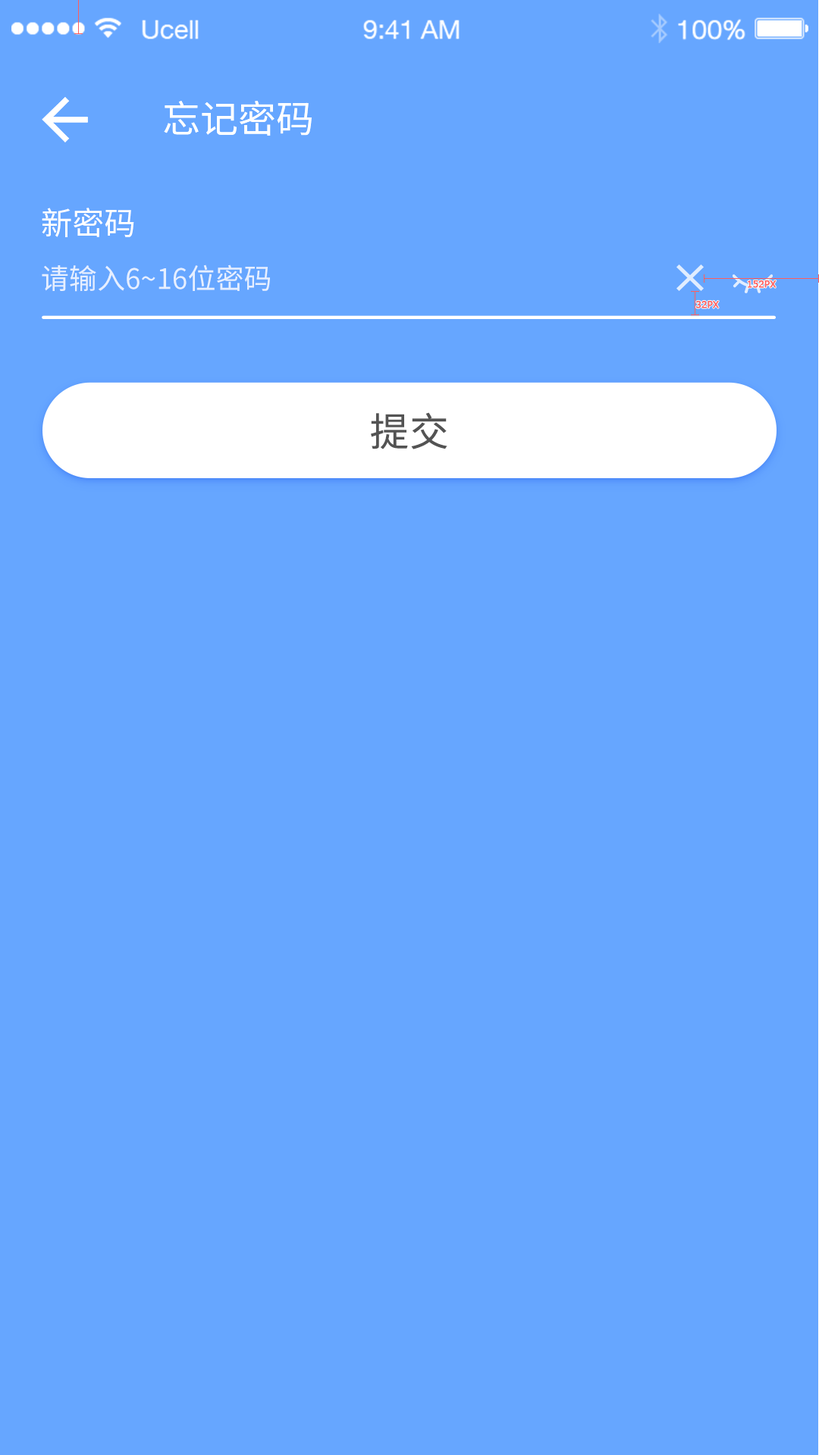
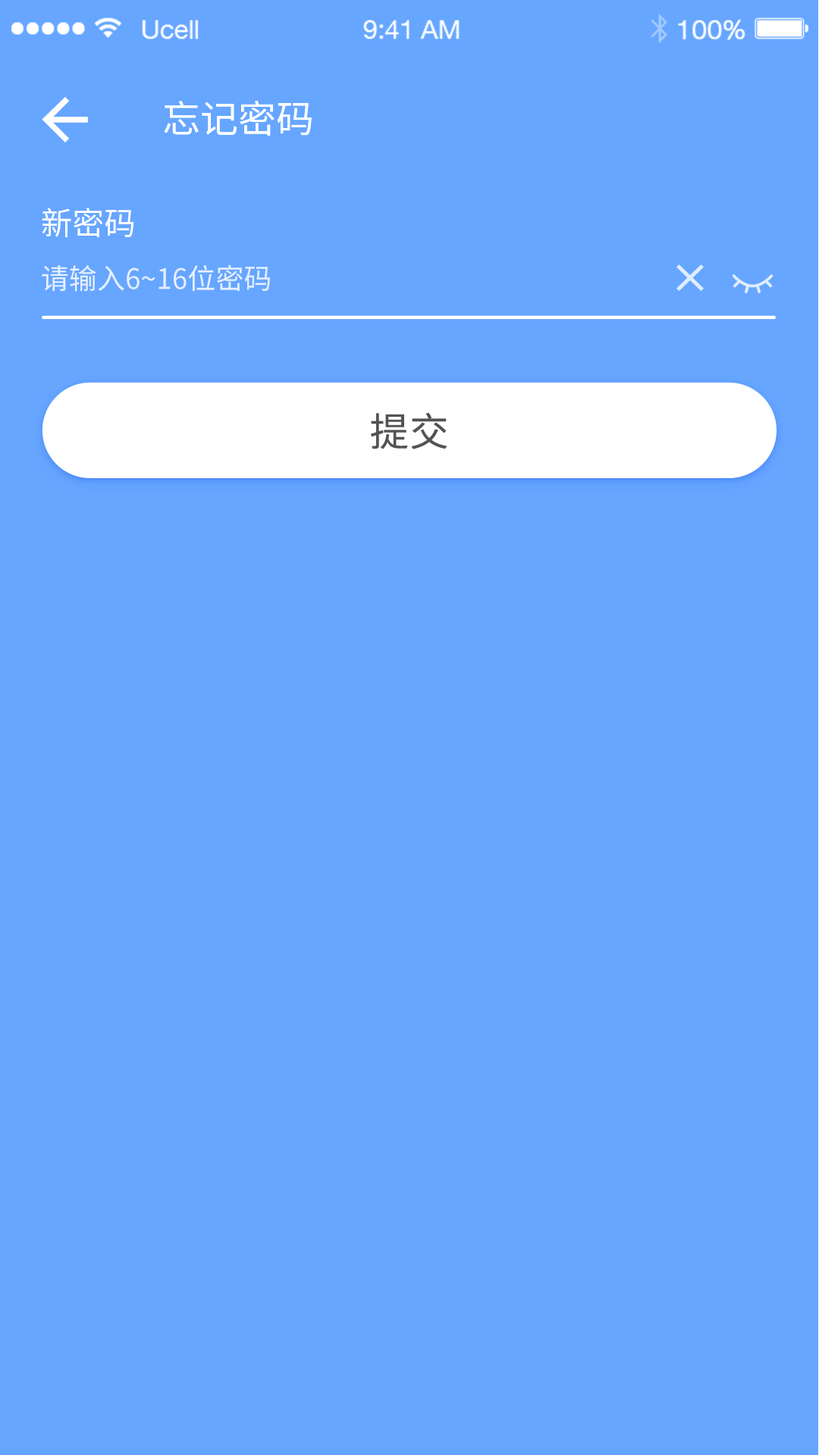
Layers edited between the first and the second 819px x 1455px image:
hid group "已输入" (12 layers) over [74,0,819,316]
painted on "请输入6~16位密码" over [70,264,270,292]
painted on "line 拷贝 2" (3rd of 3, in "画板 1" › "创建新密码") over [41,316,776,320]
painted on "提交" over [370,413,448,450]
painted on "圆角矩形 1" (4th of 4, in "画板 1" › "创建新密码" › "Login Button") over [41,382,765,479]
